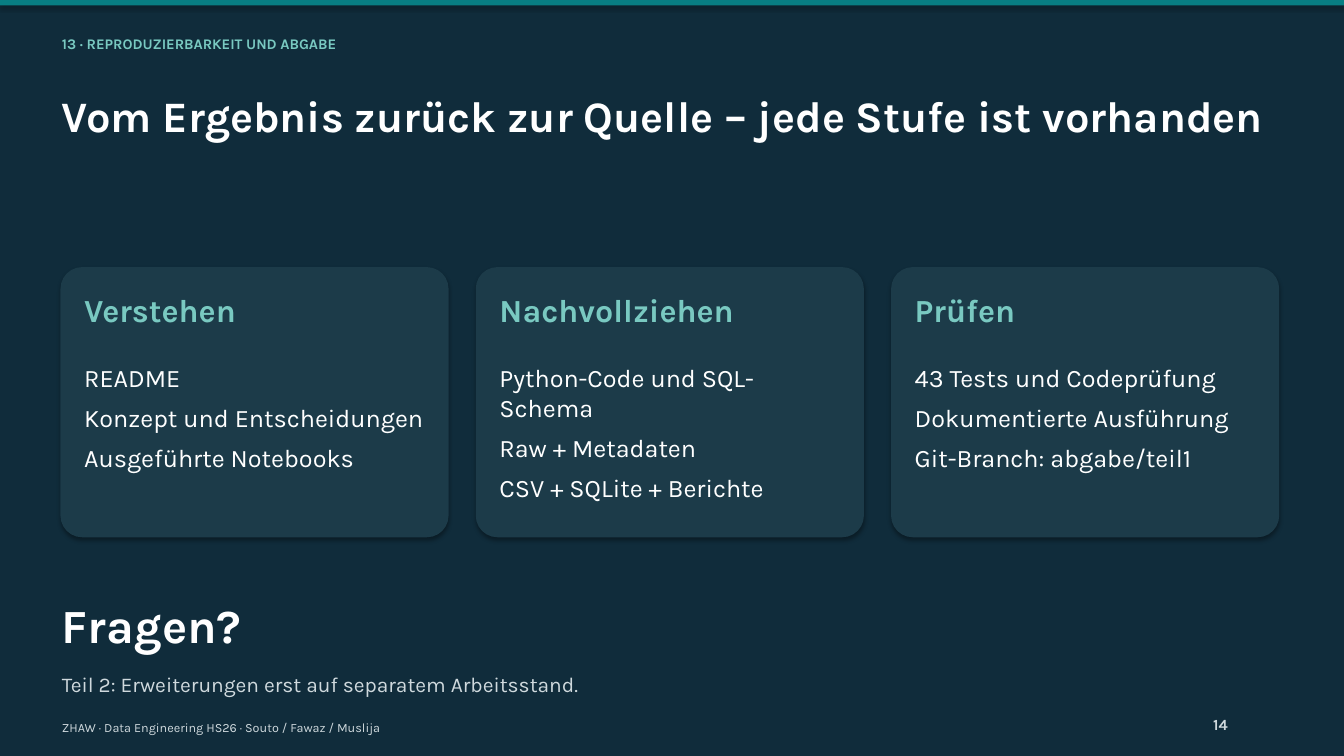
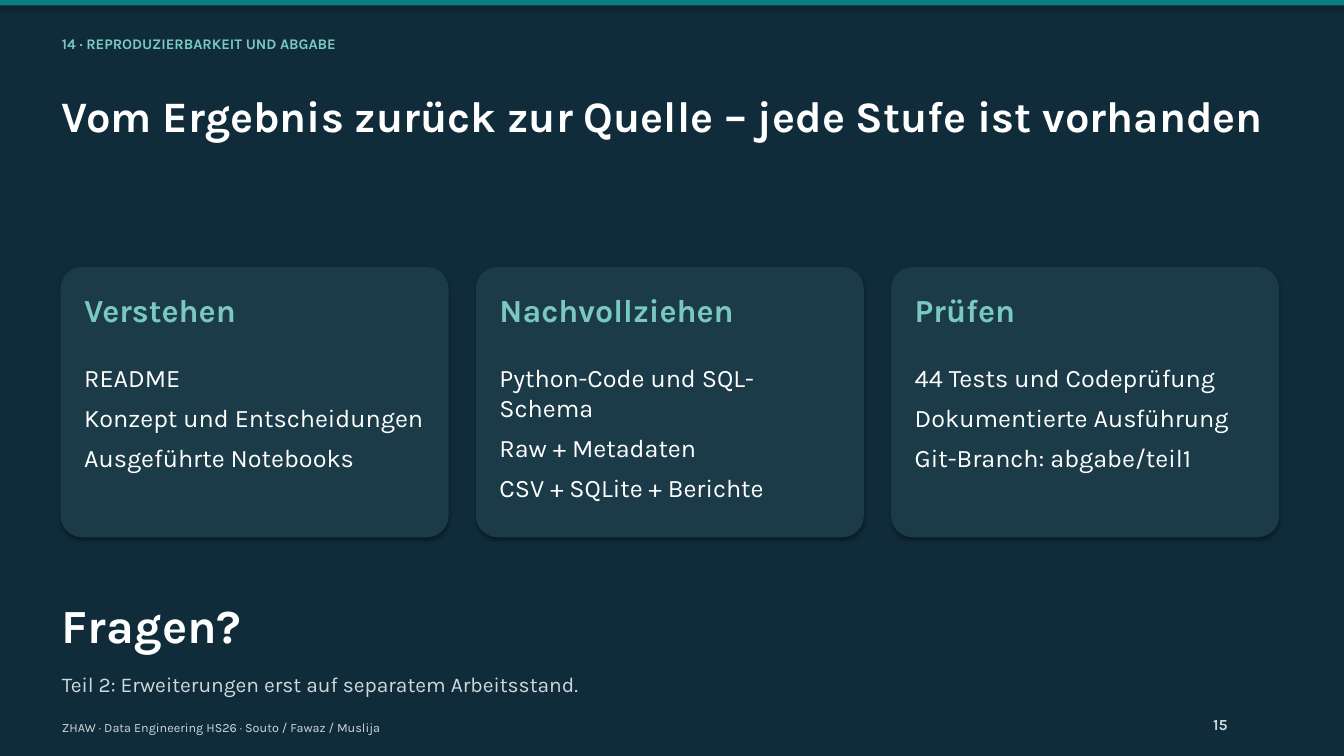
Before and after one commit to soutorub/de_projektarbeit_hs_2026_zhaw, a slide deck: slide 15 of presentations/teil1_verkehrsunfaelle_zuerich.pptx (slide 14 before the commit). Drawn at 1344x756 pixels with LibreOffice and Linux fonts; fonts in the diff are those of the drawing. Boxes give left, top, right and bottom in pixels: in the first picture for what was removed or moved away, otherwise in the second. Text is boxed around its words. In the diff, an @@ line names an element or a change of style, - is before the commit and + after.

```diff
--- a/presentations/teil1_verkehrsunfaelle_zuerich.pptx
+++ b/presentations/teil1_verkehrsunfaelle_zuerich.pptx
@@ text at (x1=62, y1=39, x2=336, y2=49): text changed @@
-13 · REPRODUZIERBARKEIT UND ABGABE
+14 · REPRODUZIERBARKEIT UND ABGABE
@@ text at (x1=915, y1=369, x2=1215, y2=393): text changed @@
-43 Tests und Codeprüfung
+44 Tests und Codeprüfung
@@ text at (x1=1213, y1=720, x2=1227, y2=730): text changed @@
-14
+15
```
Also in this commit, not shown: 10 other slides changed, 1 slide added, 1 other file.
